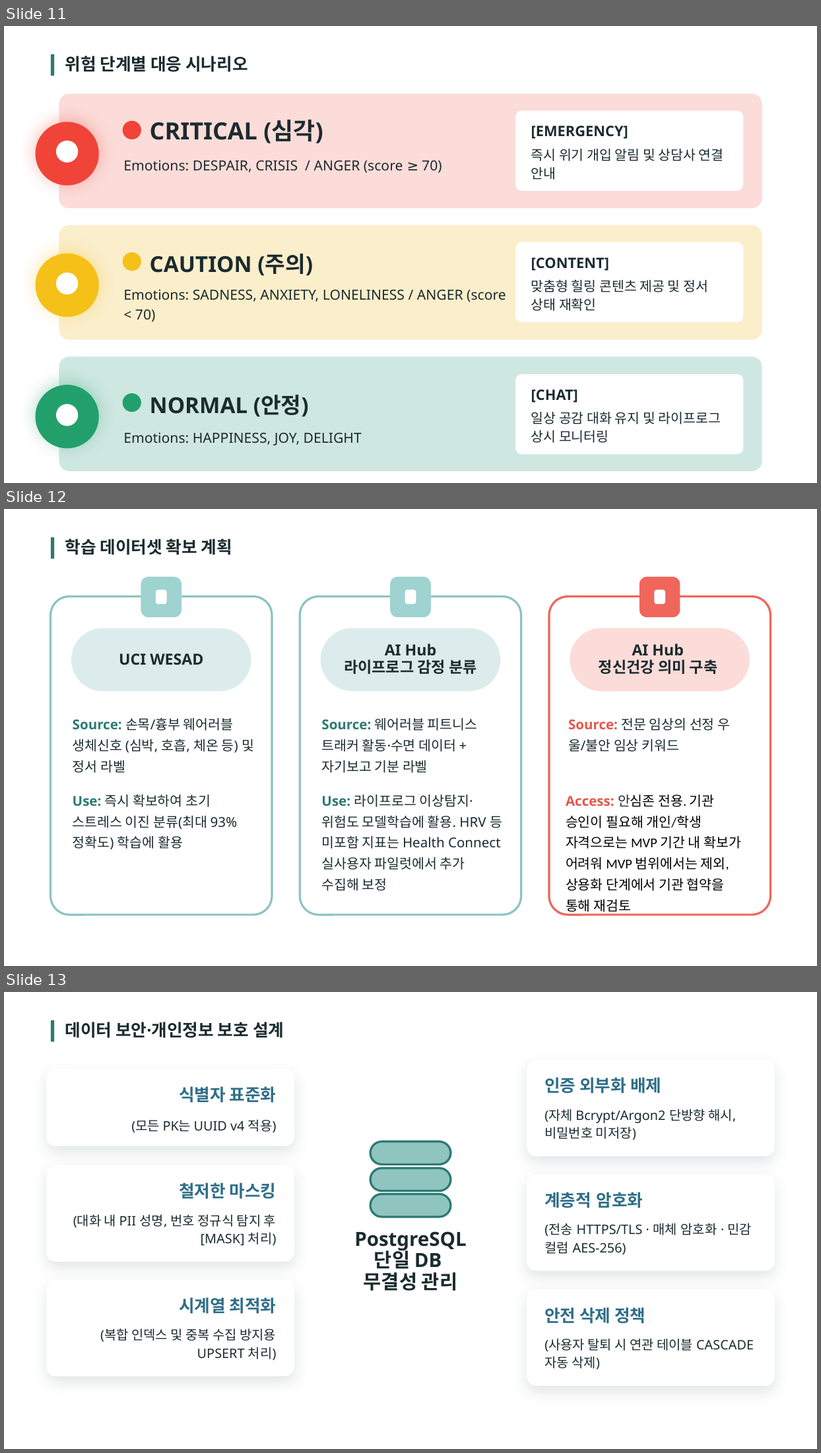
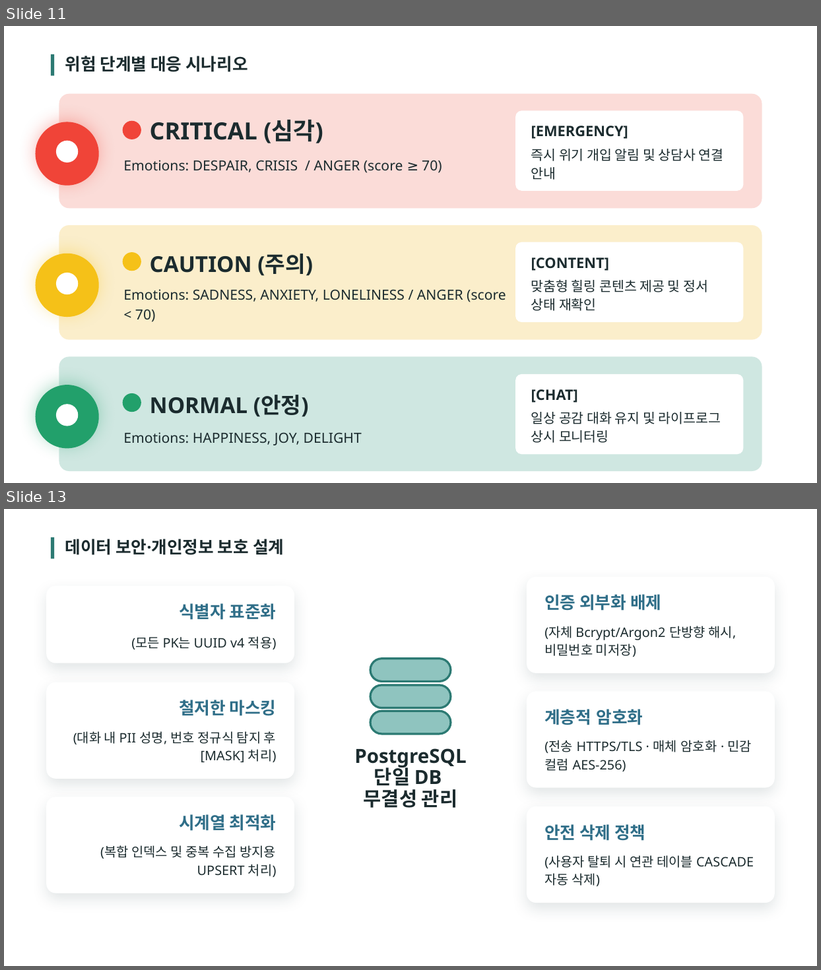
Before and after one commit to 2026-SMHRD-KDT-HealthCare-5/lisn, a slide deck: Documents/프로젝트_기획서_발표자료_귀기울임.pptx. Shown one above the other, each under a label of ours: slides 11, 12 and 13 before the commit, slides 11 and 13 after it; the slides between them are not shown. The pictures are 821x1453 and 821x970 pixels, drawn with LibreOffice and Linux fonts; fonts in the diff are those of the drawing. Boxes give left, top, right and bottom in pixels: in the first picture for what was removed or moved away, otherwise in the second. Text is boxed around its words. In the diff, an @@ line names an element or a change of style, - is before the commit and + after.

```diff
--- a/Documents/프로젝트_기획서_발표자료_귀기울임.pptx
+++ b/Documents/프로젝트_기획서_발표자료_귀기울임.pptx
@@ slide 12 removed at <box>4,509,817,966</box>, background #FFFFFF @@
@@ rectangle removed at <box>51,537,54,559</box> @@
@@ text removed at <box>65,539,232,555</box> @@
-학습 데이터셋 확보 계획
@@ rounded rectangle removed at <box>141,577,182,617</box> @@
@@ rounded rectangle removed at <box>390,577,431,617</box> @@
@@ rounded rectangle removed at <box>640,577,680,617</box> @@
@@ rounded rectangle removed at <box>51,596,272,915</box> @@
@@ rounded rectangle removed at <box>156,590,166,604</box> @@
@@ rounded rectangle removed at <box>300,596,521,915</box> @@
@@ rounded rectangle removed at <box>405,590,416,604</box> @@
@@ rounded rectangle removed at <box>549,596,770,915</box> @@
@@ rounded rectangle removed at <box>655,590,665,604</box> @@
@@ rounded rectangle removed at <box>71,628,252,691</box> @@
@@ rounded rectangle removed at <box>321,628,500,691</box> @@
@@ text removed at <box>344,644,477,674</box> @@
-AI Hub
-라이프로그 감정 분류
@@ rounded rectangle removed at <box>570,628,750,691</box> @@
@@ text removed at <box>599,644,718,674</box> @@
-AI Hub
-정신건강 의미 구축
@@ text removed at <box>119,654,203,665</box> @@
-UCI WESAD
@@ text removed at <box>73,718,254,773</box> @@
-Source: 손목/흉부 웨어러블 생체신호 (심박, 호흡, 체온 등) 및 정서 라벨
@@ text removed at <box>321,718,478,773</box> @@
-Source: 웨어러블 피트니스 트래커 활동·수면 데이터 + 자기보고 기분 라벨
@@ text removed at <box>568,718,730,752</box> @@
-Source: 전문 임상의 선정 우울/불안 임상 키워드
@@ text removed at <box>73,795,238,850</box> @@
-Use: 즉시 확보하여 초기 스트레스 이진 분류(최대 93% 정확도) 학습에 활용
@@ text removed at <box>321,795,502,891</box> @@
-Use: 라이프로그 이상탐지·위험도 모델학습에 활용. HRV 등 미포함 지표는 Health Connect 실사용자 파일럿에서 추가 수집해 보정
@@ text removed at <box>566,795,741,914</box> @@
-Access: 안심존 전용. 기관 승인이 필요해 개인/학생 자격으로는 MVP 기간 내 확보가 어려워 MVP 범위에서는 제외, 상용화 단계에서 기관 협약을 통해 재검토
```
Also in this commit, not shown: 2 slides changed, 1 slide added, 14 other files.
